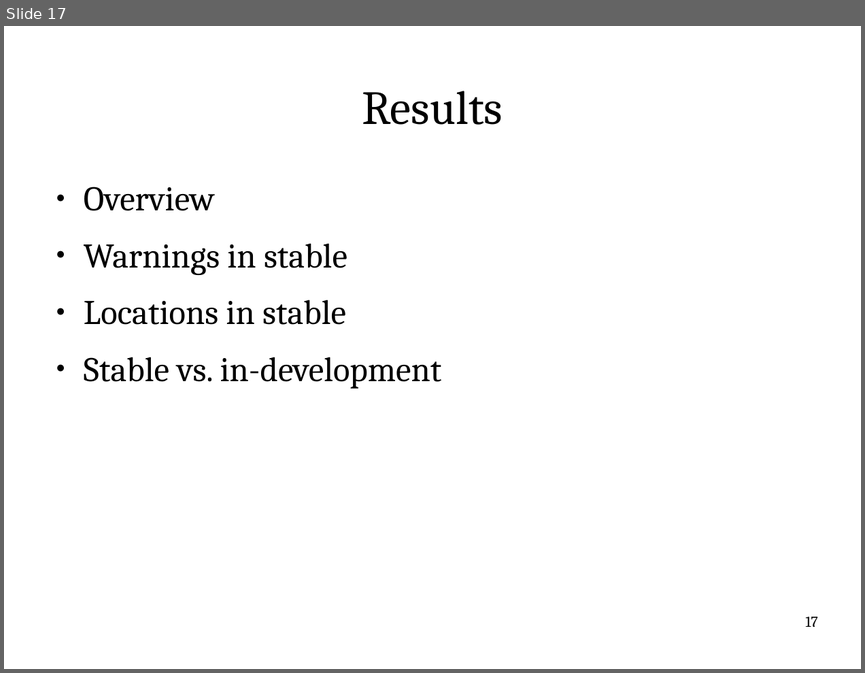
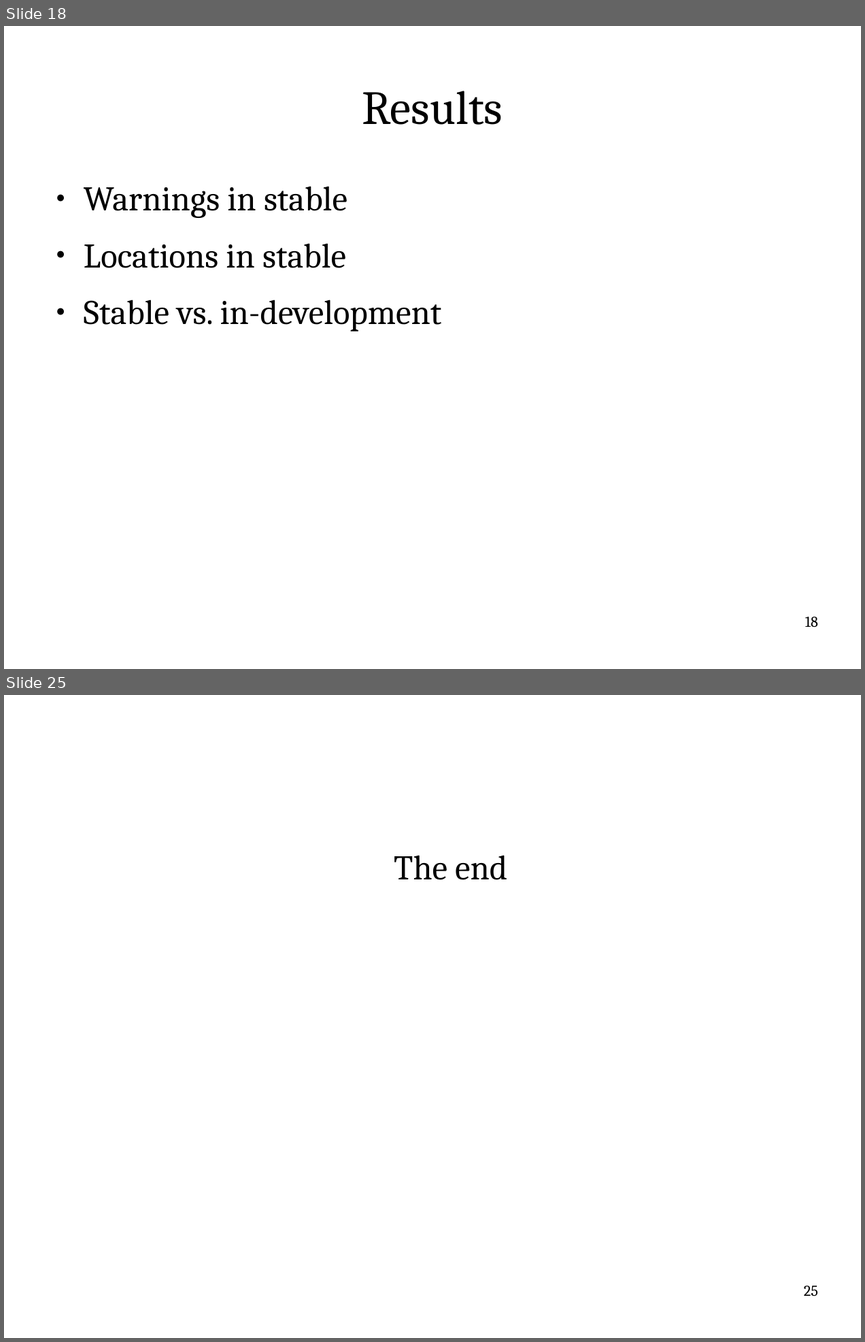
Before and after one commit to itu-square/quantify_linux_errors, a slide deck: notes/pres/pres.odp. Shown one above the other, each under a label of ours: slide 17 before the commit, slides 18 and 25 after it; the slides between them are not shown. The pictures are 865x673 and 865x1342 pixels, drawn with LibreOffice and Linux fonts; fonts in the diff are those of the drawing. Boxes give left, top, right and bottom in pixels: in the first picture for what was removed or moved away, otherwise in the second. Text is boxed around its words. In the diff, an @@ line names an element or a change of style, - is before the commit and + after.

```diff
--- a/notes/pres/pres.odp
+++ b/notes/pres/pres.odp
@@ slide 25 added at box(4, 695, 861, 1338), background #FFFFFF @@
@@ text added at box(394, 855, 507, 880), 32 pt, text #000000 @@
+The end
@@ page number added at box(804, 1285, 818, 1295), 14 pt, text #000000 @@
+25
@@ what was slide 17 is now slide 18 @@
@@ slide 18 changed as well @@
@@ text at box(84, 186, 215, 211): paragraph removed @@
-● Overview
@@ page number at box(805, 616, 818, 626): text changed @@
-17
+18
```
Also in this commit, not shown: 14 other slides changed, 2 other slides added, 1 slide removed, 1 other file.
